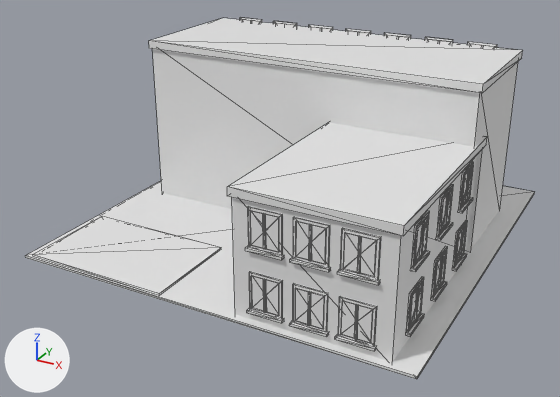
The glTF model assets/models/school.glb as it was, and as the next commit left it.
One viewpoint serves both versions: a 50 mm camera at (6.73, -13.21, 7.06) aimed at (-0.19, -0.62, 0.76). Every picture has the same lights, and +X, +Y and +Z are marked at lower left. The picture after the commit comes second. Mesh edges are drawn as thin lines. Where no turn or scale is listed for an object, it has been applied to the vertices. Vertices at exactly the same position are counted once.

In view in the first picture: 'School'.
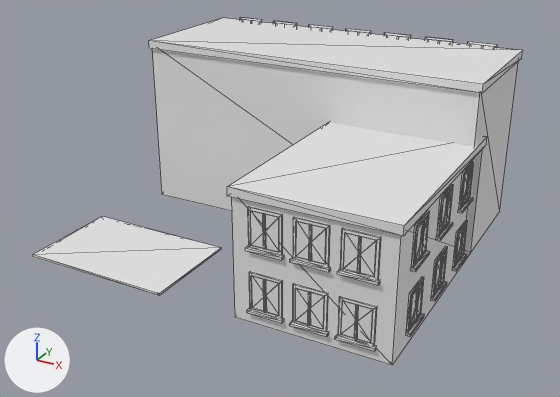
Boxes [x1, y1, x2, y2] around the edits, measured in the pictures (560 x 397 px):
'School', reshaped
    before: [25, 17, 534, 379]
    after: [33, 17, 523, 365]
part 1 of me_school, deleted
    before: [25, 181, 534, 379]

The change, as a diff of the scene's bpy script:
```diff
--- a/assets/models/school.glb.py
+++ b/assets/models/school.glb.py
@@ me_school @@
 # used by ob_school; location = (0.0, 0.0, 0.0)
-me_school.from_pydata(...)  # 1112 vertices, 1668 faces; spans x -3.95..3.95, y -3.95..3.95, z 0.0..3.6
+me_school.from_pydata(...)  # 1104 vertices, 1656 faces; spans x -3.9..3.57, y -3.9..3.4, z 0.0..3.6
+# me_school part 1: the loose piece of 8 vertices spanning x -3.95..3.95, y -3.95..3.95, z 0.0..0.05 is deleted
 me_school.materials.append(mat_unit)
```
